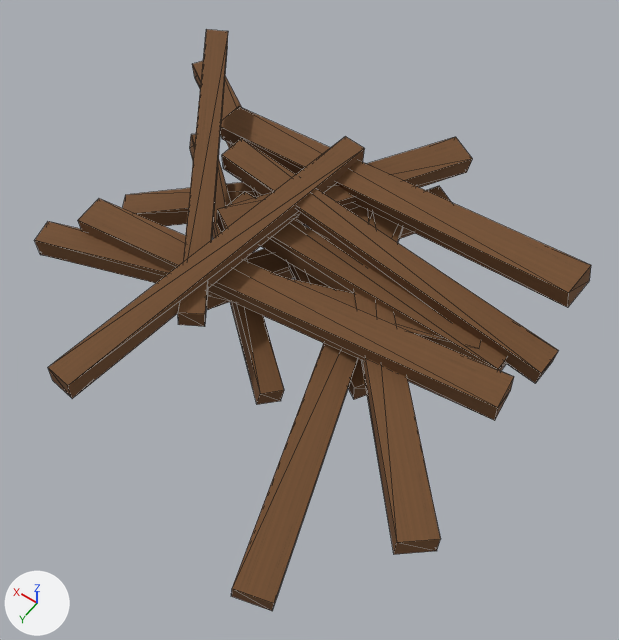
Before and after pictures for a commit that changed the OBJ model Assets/ProjectOEN/ProductionArt/Meshes/environment_set_dressing/en-002_broken_plank_pile__large.obj.
One viewpoint serves both versions: a 50 mm camera at (-1.32, 1.8, 2.58) aimed at (-0.2, 0.24, 0.13). The lights are fixed; the arrows at lower left show +X, +Y and +Z. The picture after the commit comes second. Mesh edges are drawn as thin lines. Where no turn or scale is listed for an object, it has been applied to the vertices. Vertices at exactly the same position are counted once.

In view in the first picture: 'en-002_broken_plank_pile__large'.
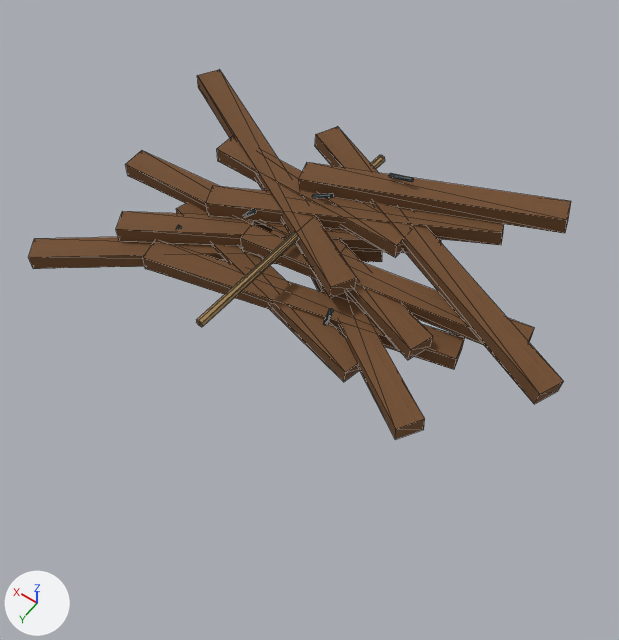
Pixel boxes [x1, y1, x2, y2] of what changed, in the pictures (619 x 640 px; the box of a moved part takes in the faces that stretch with it):
'en-002_broken_plank_pile__large', reshaped (36% shorter): before [34, 29, 591, 611]; after [28, 69, 571, 440]
part 1 of me_en_002_broken_plank_pile__large, moved or reshaped: before [227, 192, 507, 371]; after [311, 277, 425, 440]
part 2 of me_en_002_broken_plank_pile__large, moved or reshaped: before [78, 199, 514, 420]; after [143, 241, 465, 370]
part 3 of me_en_002_broken_plank_pile__large, moved or reshaped (mostly hidden before): before [206, 186, 451, 310]; after [176, 202, 359, 382]
part 4 of me_en_002_broken_plank_pile__large, moved or reshaped: before [192, 61, 367, 400]; after [28, 237, 382, 269]
part 5 of me_en_002_broken_plank_pile__large, moved or reshaped: before [222, 138, 559, 383]; after [241, 222, 534, 345]
part 6 of me_en_002_broken_plank_pile__large, moved or reshaped: before [217, 137, 472, 232]; after [332, 240, 433, 360]
part 7 of me_en_002_broken_plank_pile__large, moved or reshaped: before [190, 134, 284, 405]; after [116, 211, 441, 253]
part 8 of me_en_002_broken_plank_pile__large, moved or reshaped: before [220, 106, 591, 308]; after [315, 126, 563, 404]
part 9 of me_en_002_broken_plank_pile__large, moved or reshaped: before [349, 207, 440, 554]; after [206, 186, 504, 245]
part 10 of me_en_002_broken_plank_pile__large, moved or reshaped: before [122, 182, 256, 226]; after [217, 136, 404, 257]
part 11 of me_en_002_broken_plank_pile__large, moved or reshaped: before [231, 213, 403, 611]; after [197, 69, 356, 298]
part 12 of me_en_002_broken_plank_pile__large, added: after [196, 155, 385, 327]
part 13 of me_en_002_broken_plank_pile__large, added: after [324, 308, 334, 325]
part 14 of me_en_002_broken_plank_pile__large, added: after [245, 209, 256, 217]
part 15 of me_en_002_broken_plank_pile__large, added: after [312, 193, 334, 198]
part 16 of me_en_002_broken_plank_pile__large, added: after [389, 173, 414, 182]
part 17 of me_en_002_broken_plank_pile__large, moved or reshaped: before [34, 29, 481, 399]; after [125, 150, 571, 246]

Diff of the bpy script that builds the scene:
```diff
--- a/Assets/ProjectOEN/ProductionArt/Meshes/environment_set_dressing/en-002_broken_plank_pile__large.obj.py
+++ b/Assets/ProjectOEN/ProductionArt/Meshes/environment_set_dressing/en-002_broken_plank_pile__large.obj.py
@@ me_en_002_broken_plank_pile__large @@
-me_en_002_broken_plank_pile__large.from_pydata(...)  # 112 vertices, 168 faces; spans x -1.03..1.06, y -0.77..1.19, z -0.03..0.51
+me_en_002_broken_plank_pile__large.from_pydata(...)  # 190 vertices, 304 faces; spans x -1.07..0.99, y -0.61..0.58, z -0.02..0.39
+# me_en_002_broken_plank_pile__large part 1: the loose piece of 8 vertices spanning x -0.88..0.29, y -0.01..0.13, z 0.16..0.31 is turned 146 degrees about the z axis through its middle and scaled by 0.756, then moved by (-0.06, 0.09, -0.18)
+# me_en_002_broken_plank_pile__large part 2: the loose piece of 8 vertices spanning x -0.96..0.73, y 0.17..0.45, z 0.19..0.33 is multiplied about its middle by the matrix ((0.744, -0.106, -0.014), (0.105, 0.743, -0.045), (0.02, 0.042, 0.751)), then moved by (0.04, -0.16, -0.2)
+# me_en_002_broken_plank_pile__large part 3: the loose piece of 8 vertices spanning x -0.34..0.32, y -0.65..0.34, z -0.01..0.13 is multiplied about its middle by the matrix ((0.286, 0.886, -0.12), (-0.893, 0.289, 0.003), (0.039, 0.114, 0.931)), then moved by (0.08, 0.3, -0.01)
+# me_en_002_broken_plank_pile__large part 4: the loose piece of 8 vertices spanning x -0.56..1.06, y -0.7..0.39, z 0.05..0.22 is turned -113.3 degrees about the z axis through its middle and scaled by 0.759, then moved by (0.13, 0.3, -0.08)
+# me_en_002_broken_plank_pile__large part 5: the loose piece of 8 vertices spanning x -1.01..0.4, y -0.15..0.07, z 0.19..0.43 is multiplied about its middle by the matrix ((-0.785, 0.166, -0.095), (-0.176, -0.785, 0.075), (-0.076, 0.094, 0.799)), then moved by (-0.02, 0.0, -0.17)
+# me_en_002_broken_plank_pile__large part 6: the loose piece of 8 vertices spanning x -0.32..0.27, y -0.77..0.23, z 0.2..0.37 is multiplied about its middle by the matrix ((0.139, 0.825, -0.04), (-0.817, 0.131, -0.133), (-0.125, 0.061, 0.826)), then moved by (-0.14, 0.23, -0.14)
+# me_en_002_broken_plank_pile__large part 7: the loose piece of 8 vertices spanning x -0.28..0.74, y -0.27..0.57, z -0.01..0.23 is multiplied about its middle by the matrix ((-0.404, 0.947, 0.041), (-0.93, -0.387, -0.216), (-0.183, -0.122, 1.006)), then moved by (-0.08, -0.19, 0.03)
+# me_en_002_broken_plank_pile__large part 8: the loose piece of 8 vertices spanning x -0.99..0.66, y -0.44..-0.11, z 0.18..0.49 is multiplied about its middle by the matrix ((-0.807, -0.247, 0.094), (0.256, -0.806, 0.072), (0.068, 0.096, 0.841)), then moved by (-0.24, 0.06, -0.11)
+# me_en_002_broken_plank_pile__large part 9: the loose piece of 8 vertices spanning x -1.03..0.14, y -0.48..0.84, z 0.15..0.27 is multiplied about its middle by the matrix ((-0.204, 0.664, 0.073), (-0.668, -0.204, -0.012), (0.009, -0.073, 0.695)), then moved by (0.36, -0.4, 0.02)
+# me_en_002_broken_plank_pile__large part 10: the loose piece of 8 vertices spanning x -0.1..0.86, y -0.55..0.2, z -0.03..0.2 is multiplied about its middle by the matrix ((0.627, 0.499, -0.097), (-0.489, 0.634, 0.102), (0.139, -0.02, 0.795)), then moved by (-0.26, -0.04, 0.14)
+# me_en_002_broken_plank_pile__large part 11: the loose piece of 8 vertices spanning x -0.73..-0.05, y -0.56..1.19, z 0.07..0.25 is multiplied about its middle by the matrix ((-0.498, 0.493, -0.121), (-0.49, -0.511, -0.062), (-0.13, 0.04, 0.698)), then moved by (0.71, -0.53, 0.07)
+# me_en_002_broken_plank_pile__large part 12: a new loose piece of 16 vertices spanning x -0.01..0.07, y -0.57..0.53, z 0.19..0.24, in mat_rope (picture img_rope_albedo_png)
+# me_en_002_broken_plank_pile__large part 13: a new loose piece of 14 vertices spanning x -0.26..-0.22, y 0.17..0.18, z 0.06..0.16, in mat_metal (picture img_metal_albedo_png)
+# me_en_002_broken_plank_pile__large part 14: a new loose piece of 14 vertices spanning x 0.23..0.31, y -0.01..0.0, z 0.15..0.24, in mat_metal (picture img_metal_albedo_png)
+# me_en_002_broken_plank_pile__large part 15: a new loose piece of 14 vertices spanning x -0.01..0.09, y -0.19..-0.18, z 0.25..0.31, in mat_metal (picture img_metal_albedo_png)
+# me_en_002_broken_plank_pile__large part 16: a new loose piece of 14 vertices spanning x -0.24..-0.14, y -0.37..-0.36, z 0.34..0.39, in mat_metal (picture img_metal_albedo_png)
+# me_en_002_broken_plank_pile__large part 17: 24 vertices removed from x -0.79..0.88, y -0.57..1.04, z 0.12..0.51; 16 vertices added at x -0.81..0.88, y -0.61..0.04, z 0.11..0.38
+# other edits to the shape of me_en_002_broken_plank_pile__large do not show in these pictures
 me_en_002_broken_plank_pile__large.materials.append(mat_wood)
+me_en_002_broken_plank_pile__large.materials.append(mat_metal)  # picture img_metal_albedo_png
+me_en_002_broken_plank_pile__large.materials.append(mat_rope)  # picture img_rope_albedo_png
```
